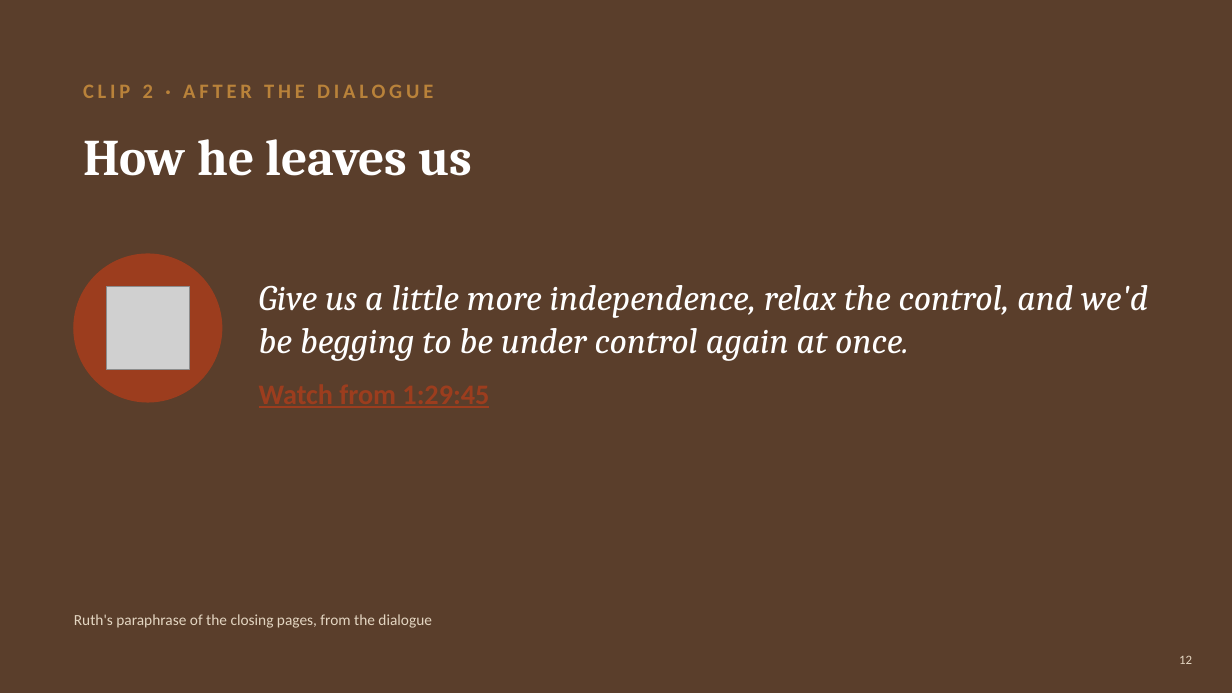
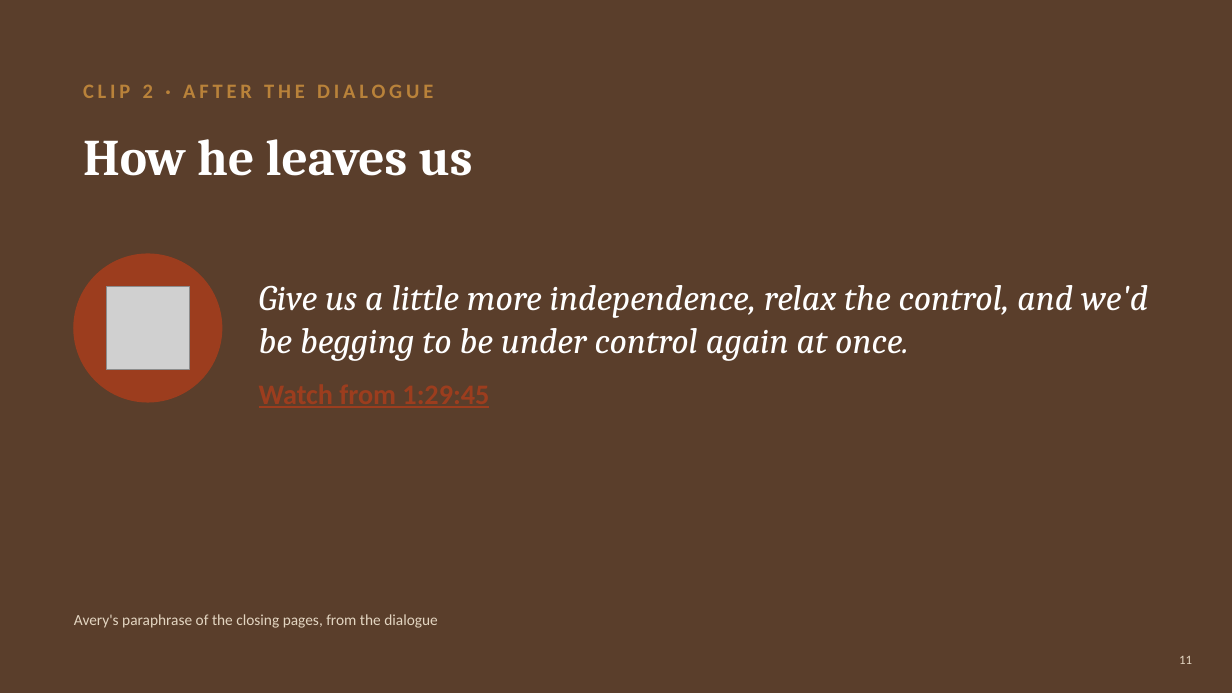
Before and after one commit to seaxelrod/BOLLI-f26-tales-of-defiance, a slide deck: slide 11 of mind_control_1/DMC_Week1_NotesFromUnderground.pptx (slide 12 before the commit). Drawn at 1232x693 pixels with LibreOffice and Linux fonts; fonts in the diff are those of the drawing; grey boxes stand for pictures. Boxes give left, top, right and bottom in pixels: in the first picture for what was removed or moved away, otherwise in the second. Text is boxed around its words. In the diff, an @@ line names an element or a change of style, - is before the commit and + after.

```diff
--- a/mind_control_1/DMC_Week1_NotesFromUnderground.pptx
+++ b/mind_control_1/DMC_Week1_NotesFromUnderground.pptx
@@ text at <box>74,614,438,628</box>: text changed @@
-Ruth's paraphrase of the closing pages, from the dialogue
+Avery's paraphrase of the closing pages, from the dialogue
@@ page number at <box>1179,656,1192,664</box>: text changed @@
-12
+11
```
Also in this commit, not shown: 8 other slides changed, 1 slide added, 3 slides removed, 13 other files.
